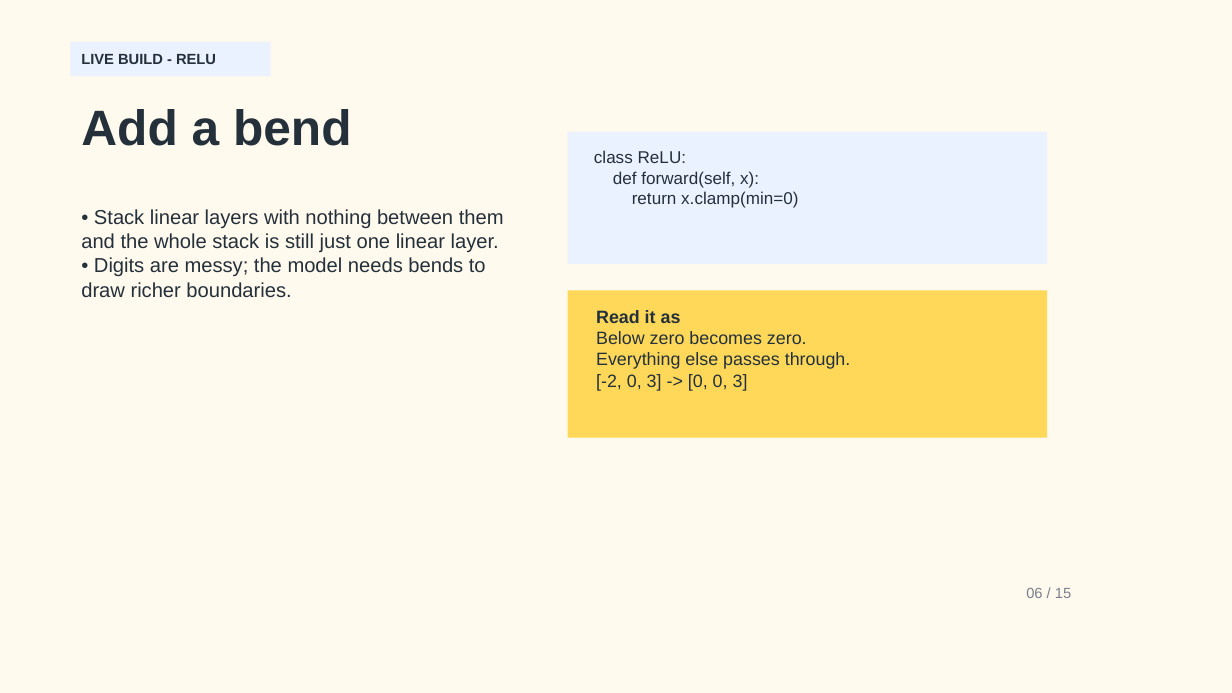
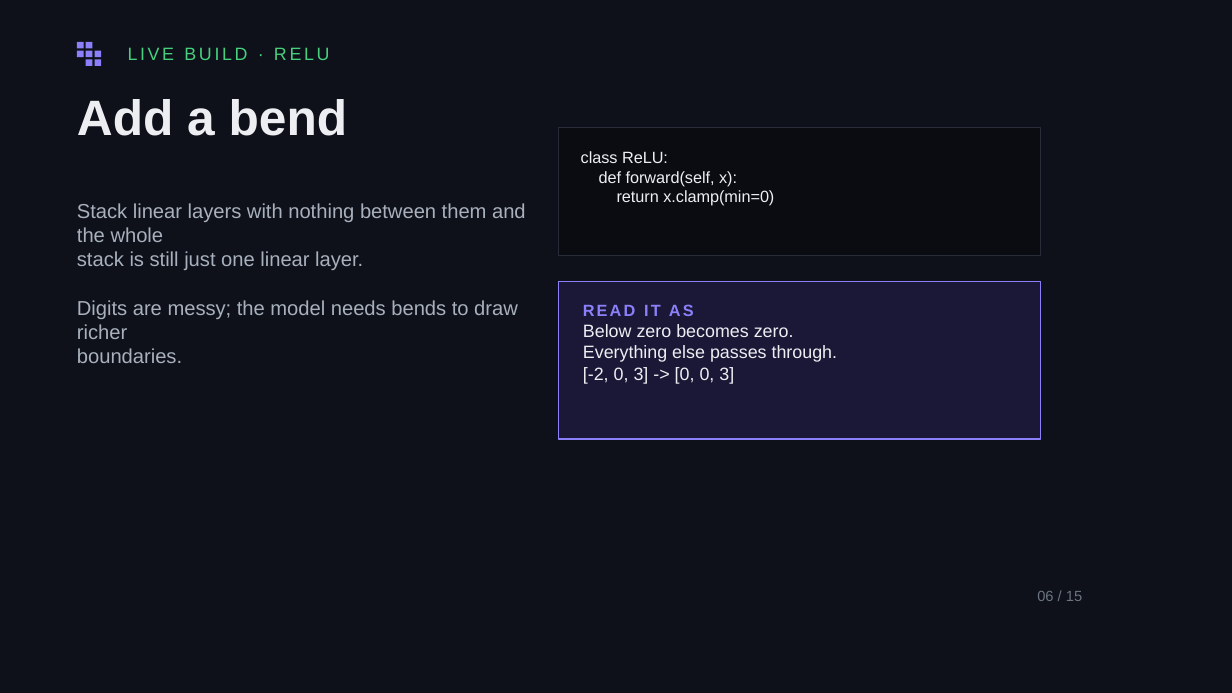
Before and after one commit to uh-pcs/Workshop3, a slide deck: slide 6 of slides/pcs-workshop-intro.pptx. Drawn at 1232x693 pixels with LibreOffice and Linux fonts; fonts in the diff are those of the drawing. Boxes give left, top, right and bottom in pixels: in the first picture for what was removed or moved away, otherwise in the second. Text is boxed around its words. In the diff, an @@ line names an element or a change of style, - is before the commit and + after.

```diff
--- a/slides/pcs-workshop-intro.pptx
+++ b/slides/pcs-workshop-intro.pptx
@@ background #FFF9EE to #0E1119 @@
@@ rectangle removed at [70, 41, 271, 76] @@
@@ rectangle added at [77, 41, 84, 48], fill #8B80F9 @@
@@ rectangle added at [77, 50, 84, 57], fill #8B80F9 @@
@@ rectangle added at [86, 41, 93, 48], fill #8B80F9 @@
@@ rectangle added at [86, 50, 93, 57], fill #8B80F9 @@
@@ rectangle added at [86, 59, 93, 66], fill #8B80F9 @@
@@ rectangle added at [95, 50, 102, 57], fill #8B80F9 @@
@@ rectangle added at [95, 59, 102, 66], fill #8B80F9 @@
@@ text at [128, 47, 330, 60]: text changed; size 9.5 to 11.5 pt; text colour #24303A to #46D07E; bold off @@
-LIVE BUILD - RELU
+LIVE BUILD · RELU
@@ text "Add a bend": place and size @@
-text "Add a bend" at [81, 109, 352, 146]
+text "Add a bend" at [77, 99, 348, 136]
@@ text "Add a bend" at [77, 99, 348, 136]: text colour #24303A to #ECEEF2 @@
@@ rectangle: place and size @@
-rectangle at [568, 132, 1048, 264]
+rectangle at [559, 127, 1041, 255]
@@ rectangle at [559, 127, 1041, 255]: fill #EAF2FF to #0A0C12; outline none to #272C38 0.74 pt @@
@@ text "class ReLU:" at [581, 151, 774, 206]: size 11 to 10.5 pt, text colour #24303A to #ECEEF2 @@
@@ text at [77, 203, 526, 363]: text changed; text colour #24303A to #A7B0BC @@
-• Stack linear layers with nothing between them and the whole stack is still just one linear layer.
-• Digits are messy; the model needs bends to draw richer boundaries.
+Stack linear layers with nothing between them and the whole
+stack is still just one linear layer.
+Digits are messy; the model needs bends to draw richer
+boundaries.
@@ rectangle: place and size @@
-rectangle at [568, 291, 1048, 438]
+rectangle at [559, 282, 1041, 439]
@@ rectangle at [559, 282, 1041, 439]: fill #FFD85A to #1A1836; outline none to #8B80F9 0.85 pt @@
@@ text at [583, 304, 694, 316]: text changed; size 11.5 to 10.5 pt; text colour #24303A to #8B80F9 @@
-Read it as
+READ IT AS
@@ text at [583, 324, 838, 384]: text colour #24303A to #ECEEF2 in "Below zero becomes zero.", "Everything else passes through.", "[-2, 0, 3] -> [0, 0, 3]" @@
@@ text "06 / 15": place and size @@
-text "06 / 15" at [1026, 588, 1071, 598]
+text "06 / 15" at [1037, 591, 1082, 601]
@@ text "06 / 15" at [1037, 591, 1082, 601]: text colour #77808C to #6B7480 @@
```
Also in this commit, not shown: 14 other slides changed, 3 other files.
